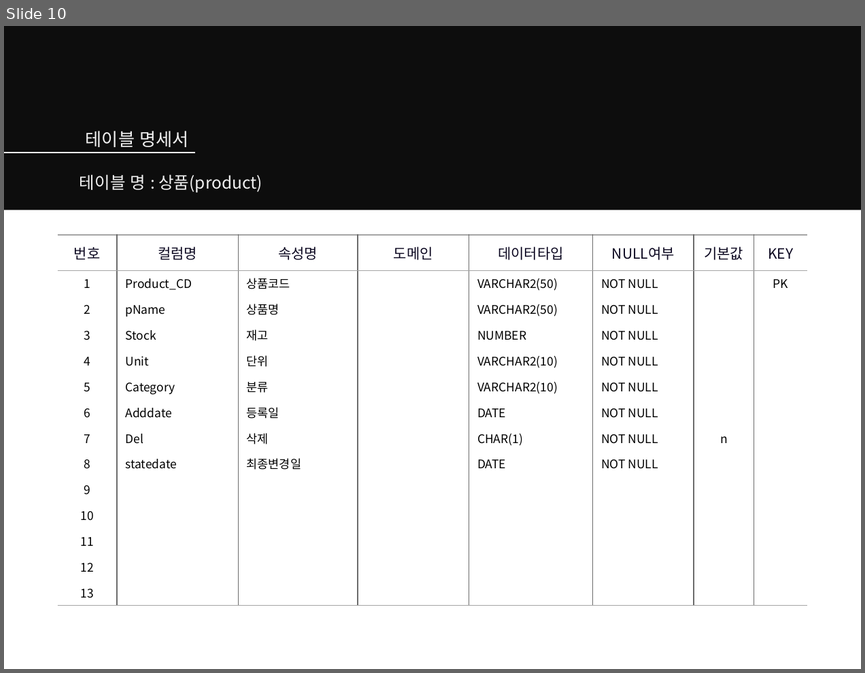
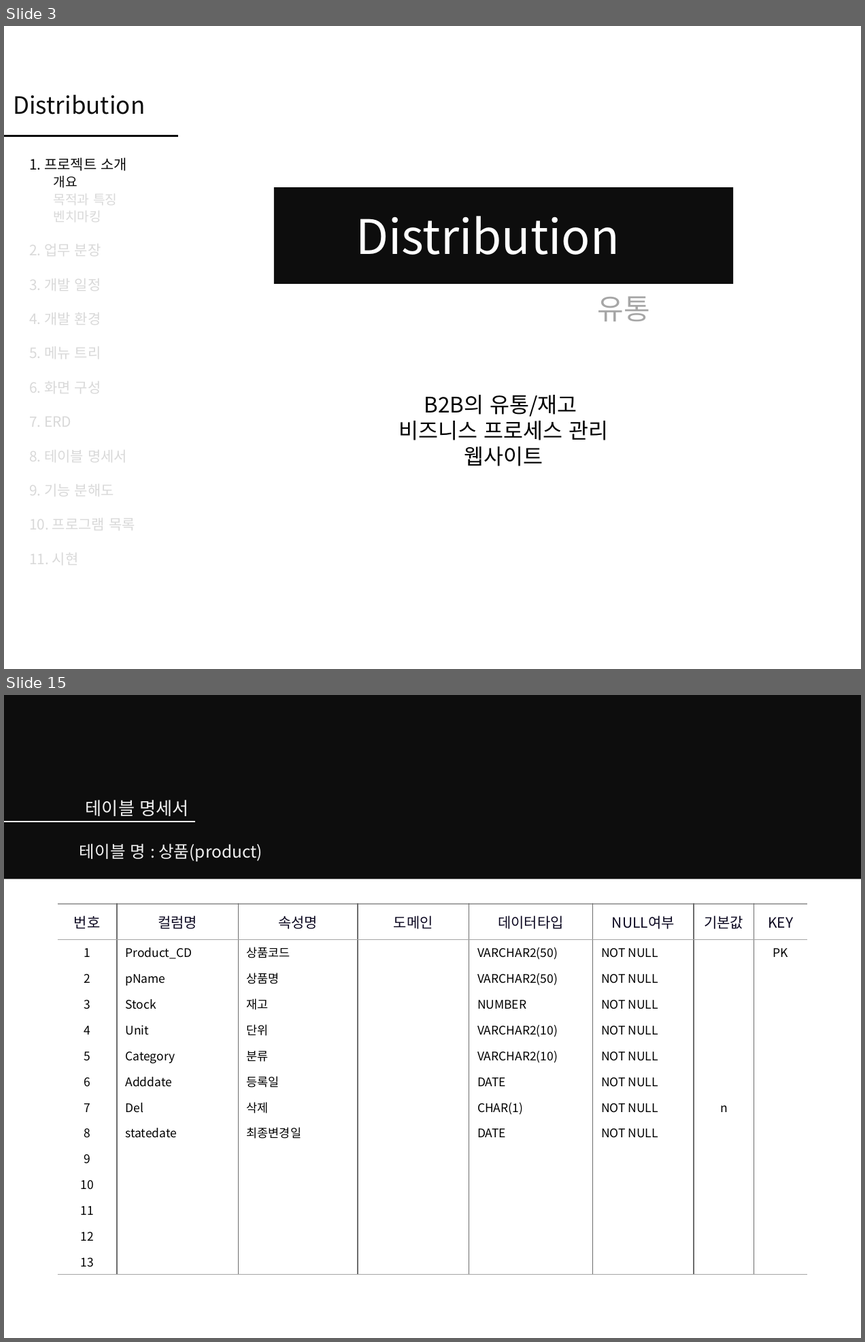
Before and after one commit to theselah/erp-team3, a slide deck: Distribution.pptx. Shown one above the other, each under a label of ours: slide 10 before the commit, slides 3 and 15 after it; the slides between them are not shown. The pictures are 865x673 and 865x1342 pixels, drawn with LibreOffice and Linux fonts; fonts in the diff are those of the drawing. Boxes give left, top, right and bottom in pixels: in the first picture for what was removed or moved away, otherwise in the second. Text is boxed around its words. In the diff, an @@ line names an element or a change of style, - is before the commit and + after.

```diff
--- a/Distribution.pptx
+++ b/Distribution.pptx
@@ slide 3 added at (4, 26, 861, 669), background #FFFFFF @@
@@ text added at (13, 95, 145, 114), 20 pt, text #0D0D0D @@
+Distribution
@@ line added from (4, 135) to (178, 135), #0D0D0D 1.5 pt @@
@@ text added at (29, 157, 135, 568), 12 pt, text #D9D9D9 @@
+1. 프로젝트 소개
+개요
+목적과 특징
+벤치마킹
+2. 업무 분장
+3. 개발 일정
+4. 개발 환경
+5. 메뉴 트리
+6. 화면 구성
+7. ERD
+8. 테이블 명세서
+9. 기능 분해도
+10. 프로그램 목록
+11. 시현
@@ rectangle added at (274, 187, 733, 284), fill #0D0D0D @@
@@ text added at (356, 216, 619, 254), 40 pt, text #FFFFFF @@
+Distribution
@@ text added at (598, 296, 650, 321), 24 pt, text #A6A6A6 @@
+유통
@@ text added at (399, 395, 608, 466), 18 pt, text #000000 @@
+B2B의 유통/재고
+비즈니스 프로세스 관리 웹사이트
@@ what was slide 10 is now slide 15 @@
```
Also in this commit, not shown: 7 slides changed, 7 other slides added, 3 slides removed.
